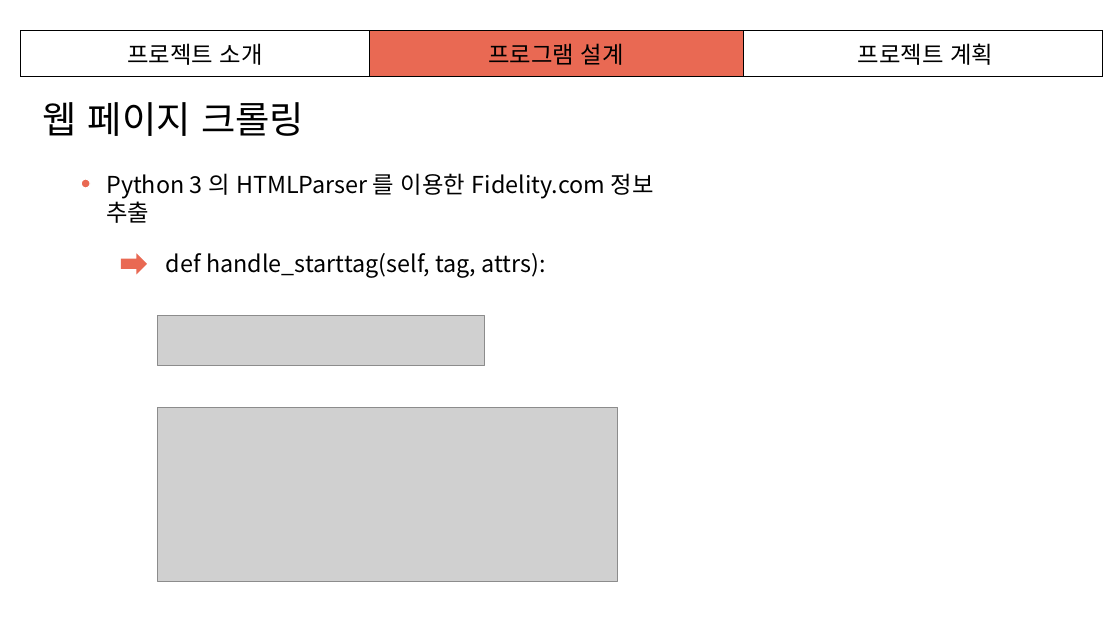
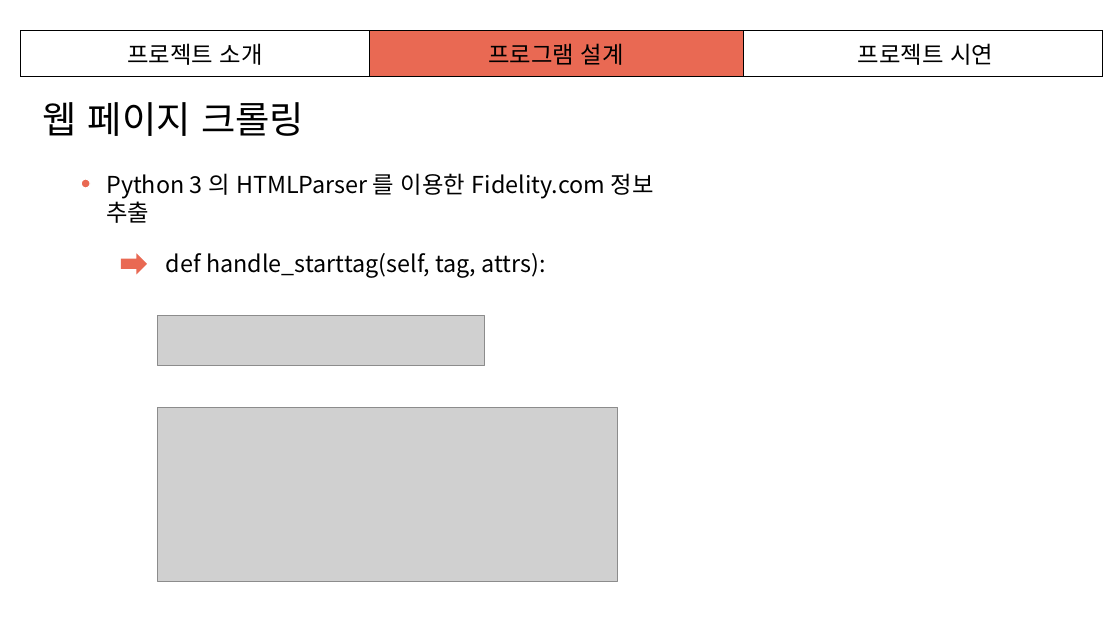
Before and after one commit to denmark111/Stocker, a slide deck: slide 7 of ppts/IT Seminar Final.pptx. Drawn at 1120x630 pixels with LibreOffice and Linux fonts; fonts in the diff are those of the drawing; grey boxes stand for pictures. Boxes give left, top, right and bottom in pixels: in the first picture for what was removed or moved away, otherwise in the second. Text is boxed around its words. In the diff, an @@ line names an element or a change of style, - is before the commit and + after.

```diff
--- a/ppts/IT Seminar Final.pptx
+++ b/ppts/IT Seminar Final.pptx
@@ table at bbox=[20, 31, 1102, 76] @@
-row 1, column 3: 프로젝트 계획
+row 1, column 3: 프로젝트 시연
```
Also in this commit, not shown: 8 other slides changed, 1 slide added, 2 slides removed, 3 other files.
